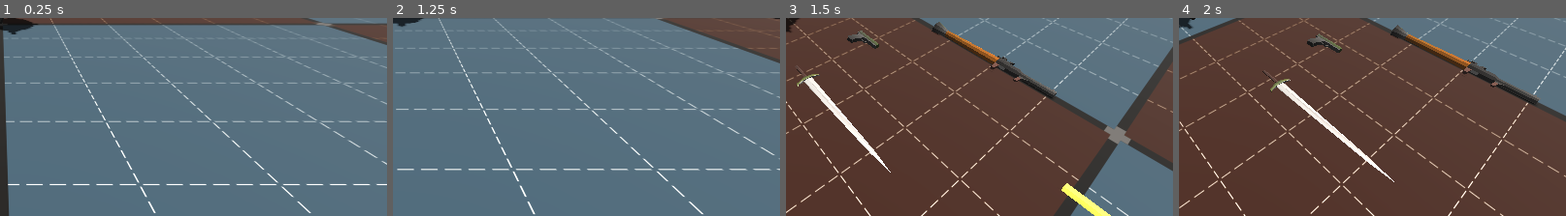
Above: before the commit, frames 1-4 (left to right).
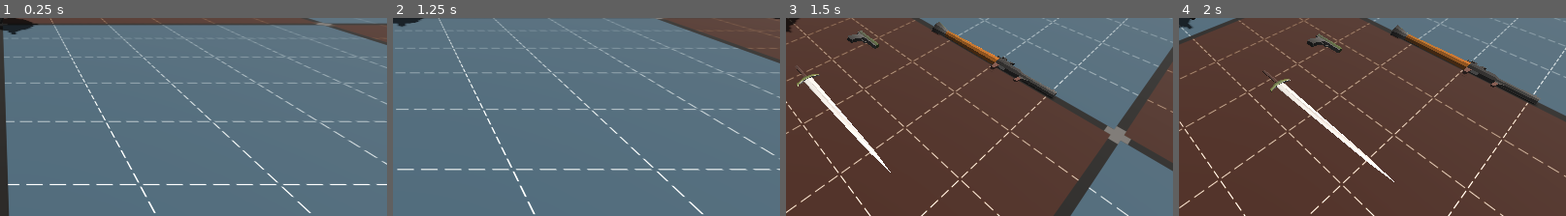
Above: after the commit, the same moments.

Repository: erikringwalters/pirate-jam-16-prototype
Game: Godot game, scene res://scenes/main.tscn
Same seed, same stepped clock (60 frames per second), same inputs: the game is played once before the commit and once after it.
Inputs (mouse positions are % of the whole screen's width and height, from its top left):
- Up to frame 1 (0.25 s): no input
- Up to frame 2 (1.25 s): move the mouse to (72, 40) at 0.52 s; press the mouse at (72, 40) at 0.53 s; hold D (move_right) from 0.53 s (still down)
- Up to frame 3 (1.5 s): move the mouse to (45, 46) at 1.27 s; release D (move_right) at 1.28 s; release the mouse at (45, 46) at 1.28 s; hold W (move_up) from 1.28 s (still down); tap Space (manual_shoot) at 1.35 s
- Up to frame 4 (2 s): keep holding W (move_up)
The pictures show only the part of the screen within x 50-100%, y 50-100%; the shares and areas given below are measured in that part.

Frames 1-2 are identical in both runs. In frame 3, 0.6% of the frame differs, in the area x 71-84%, y 83-100%; in frame 4, nothing differs.

Commit message:
adding rocket projectile and shotgun spread

Diff:
--- a/scenes/weapons/rocket.tscn
+++ b/scenes/weapons/rocket.tscn
@@ -15,6 +15,7 @@
 collision_mask = 5
 script = ExtResource("1_kjqmh")
 is_projectile_weapon = true
+projectile_type = "Rocket"
 
 [node name="RBCollision" type="CollisionShape3D" parent="."]
 shape = SubResource("BoxShape3D_kjqmh")
--- /dev/null
+++ b/scenes/weapons/rocket_projectile.tscn
@@ -0,0 +1,31 @@
+[gd_scene load_steps=5 format=3 uid="uid://btjmhtr33y0co"]
+
+[ext_resource type="Script" uid="uid://bf2dlwf4sjkbx" path="res://scripts/bullet.gd" id="1_jasnq"]
+[ext_resource type="PackedScene" uid="uid://uwuuw6ruyk8a" path="res://assets/weapons/Rocket_Projectile.fbx" id="2_hxjf7"]
+
+[sub_resource type="BoxMesh" id="BoxMesh_mgj1w"]
+size = Vector3(0.1, 0.5, 0.1)
+
+[sub_resource type="StandardMaterial3D" id="StandardMaterial3D_uda7o"]
+albedo_color = Color(0.85, 0.538333, 0, 1)
+emission_enabled = true
+emission = Color(1, 0.424206, 0.0779518, 1)
+emission_energy_multiplier = 5.0
+
+[node name="Bullet" type="Node3D"]
+script = ExtResource("1_jasnq")
+
+[node name="MeshInstance3D" type="MeshInstance3D" parent="."]
+transform = Transform3D(1, 0, 0, 0, 1, 0, 0, 0, 1, 0, 0.438001, 0)
+mesh = SubResource("BoxMesh_mgj1w")
+surface_material_override/0 = SubResource("StandardMaterial3D_uda7o")
+
+[node name="RayCast3D" type="RayCast3D" parent="."]
+
+[node name="Life" type="Timer" parent="."]
+wait_time = 3.0
+
+[node name="Rocket_Projectile" parent="." instance=ExtResource("2_hxjf7")]
+transform = Transform3D(4.83564e-07, -6.405, 0, 6.405, 4.83564e-07, 0, 0, 0, 6.405, 0, 0, 0)
+
+[connection signal="timeout" from="Life" to="." method="_on_life_timeout"]
--- a/scenes/weapons/shotgun.tscn
+++ b/scenes/weapons/shotgun.tscn
@@ -15,6 +15,7 @@
 collision_mask = 5
 script = ExtResource("1_0frcf")
 is_projectile_weapon = true
+scatter_shot = true
 
 [node name="RBCollision" type="CollisionShape3D" parent="."]
 shape = SubResource("BoxShape3D_0frcf")
--- a/scripts/bullet.gd
+++ b/scripts/bullet.gd
@@ -1,9 +1,10 @@
 extends Node3D
 
-const SPEED = 40.0
+const SPEED : float = 40.0
 
-@onready var mesh = $MeshInstance3D
-@onready var ray = $RayCast3D
+@onready var mesh :MeshInstance3D = $MeshInstance3D
+@onready var ray : RayCast3D = $RayCast3D
+
 
 func _ready():
 	$Life.start()
--- a/scripts/items.gd
+++ b/scripts/items.gd
@@ -8,11 +8,10 @@
 	"Rocket" : ""
 }
 
-var projectiles : Dictionary = {
-	"Bullet" : "res://scenes/weapons/bullet.tscn"
+@onready var projectiles : Dictionary = {
+	"Bullet" : ResourceLoader.load("res://scenes/weapons/bullet.tscn"),
+	"Rocket" : ResourceLoader.load("res://scenes/weapons/rocket_projectile.tscn"),
 }
-
-@onready var projectile_scene : PackedScene = ResourceLoader.load(projectiles["Bullet"])
 
 func _ready() -> void:
 	for weapon in weapons.keys():
--- a/scripts/player.gd
+++ b/scripts/player.gd
@@ -77,6 +77,8 @@
 	if(body.is_in_group("Pickup") && body.is_in_group("GroundCollision")):
 		body.get_node("RBCollision").reparent(self, true)
 		body.freeze = true
+		body.pick_up()
 	elif(body.is_in_group("Pickup") && body.is_in_group("NoCollision")):
 		body.reparent(self, true)
 		body.set_deferred("process_mode", Node.PROCESS_MODE_DISABLED)
+		body.pick_up()
--- a/scripts/weapon.gd
+++ b/scripts/weapon.gd
@@ -4,24 +4,33 @@
 @export var is_projectile_weapon : bool = false
 
 @export_category("Projectile Type")
-@onready var projectile_scene : PackedScene = Items.projectile_scene
+@export_enum("Bullet", "Rocket") var projectile_type : String
 @export var cooldown : float = 0.8
+@export var scatter_shot : bool = false
 
-@onready var is_pickedup = true
+@onready var is_pickedup = false
 var _raycast:RayCast3D
 
 # Conditional projectile weapon variables, will remain null if not projectile
 var curr_cooldown
 var can_shoot
 var gun_barrel
+var projectile_scene
 var projectile
 
+
 func _ready() -> void:
+	if (projectile_type and projectile_type != ''):
+		projectile_scene = Items.projectiles[projectile_type]
+	else: # Default if no projectile type is selected
+		projectile_scene = Items.projectiles['Bullet']
+
 	if (is_projectile_weapon):
 		curr_cooldown = cooldown
 		can_shoot = true
 		_raycast = %RayCast
 		gun_barrel = _raycast
+
 
 func _process(delta) -> void:
 	if (is_projectile_weapon):
@@ -30,11 +39,33 @@
 			can_shoot = true
 			curr_cooldown = cooldown
 
+
 func shoot() -> void:
-	projectile = projectile_scene.instantiate()
-	projectile.position = gun_barrel.global_position
-	projectile.transform.basis = gun_barrel.global_transform.basis
-	get_parent().add_child(projectile)
+	if (scatter_shot):
+		# Spawn five bullets
+		for i in range(10):
+			projectile = projectile_scene.instantiate()
+			projectile.position = gun_barrel.global_position
+			projectile.transform.basis = gun_barrel.global_transform.basis
+
+			# Randomly rotate each axis
+			var axis = Vector3(1, 0, 0)
+			var rotation_amount = float((randi() % 180) - 90)/1000
+			projectile.transform.basis = projectile.transform.basis.rotated(axis, rotation_amount)
+			axis = Vector3(0, 1, 0)
+			rotation_amount = float((randi() % 180) - 90)/1000
+			projectile.transform.basis = projectile.transform.basis.rotated(axis, rotation_amount)
+			axis = Vector3(0, 0, 1)
+			rotation_amount = float((randi() % 180) - 90)/1000
+			projectile.transform.basis = projectile.transform.basis.rotated(axis, rotation_amount)
+
+			get_parent().add_child(projectile)
+	else:
+		projectile = projectile_scene.instantiate()
+		projectile.position = gun_barrel.global_position
+		projectile.transform.basis = gun_barrel.global_transform.basis
+		get_parent().add_child(projectile)
+
 
 func _physics_process(_delta: float) -> void:
 	if Input.is_action_pressed("manual_shoot") \
@@ -44,6 +75,8 @@
 		shoot()
 		curr_cooldown = cooldown
 		can_shoot = false
+
+
 
 func pick_up() -> void:
 	is_pickedup = true
Binary file added: assets/weapons/Rocket_Projectile.fbx
Not shown, added: assets/weapons/Rocket_Projectile.fbx.import
